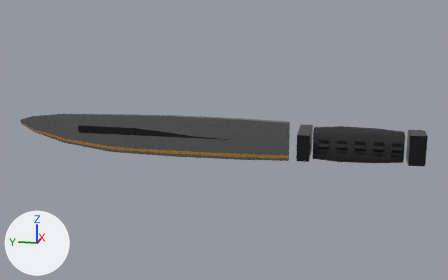
An edit to the Blender file assets/source/wpn_plasma_blade_world.blend, drawn before and after from the same camera.
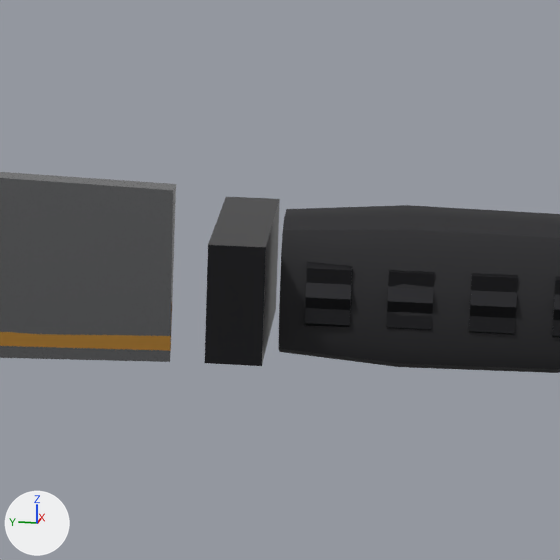
Old and new are each drawn whole from a camera (50 mm lens) standing at (-0.7014, -0.1567, 0.1737) and looking at (0.0026, -0.0159, -0.0023) and again close up on the part from 56% to 84% of the width and 29% to 73% of the height. Arrows for +X, +Y and +Z are at lower left; the lights stay in place. The older version's two pictures come first.

The first close-up shows 'wpn_plasma_blade_world'.
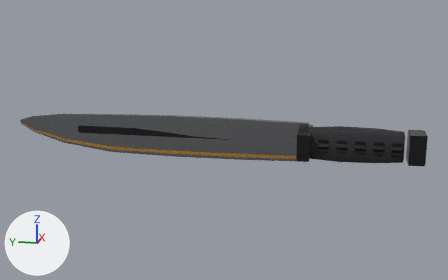
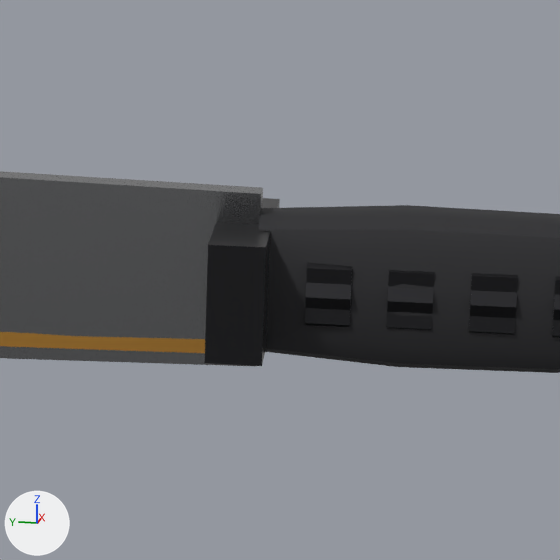
The change, as a diff of the scene's bpy script:
```diff
--- a/assets/source/wpn_plasma_blade_world.blend.py
+++ b/assets/source/wpn_plasma_blade_world.blend.py
@@ me_wpn_plasma_blade_world_mesh @@
 me_wpn_plasma_blade_world_mesh.from_pydata(...)  # 439 vertices, 280 faces; spans x -0.028..0.028, y -0.244..0.244, z -0.025..0.025
 # used by ob_wpn_plasma_blade_world; location = (0.0, 0.0, 0.0)
+# me_wpn_plasma_blade_world_mesh part 1: all 23 vertices in x -0.013..0.013, y -0.121..-0.093, z -0.023..0.023 are scaled about their middle by (1, 0, 1), then moved by (0.0, -0.008, 0.0)
 me_wpn_plasma_blade_world_mesh.materials.append(mat_ns_steel)
```

Pixel boxes (x1, y1, x2, y2) of what changed, in the close-ups (560 x 560 px; the box of a moved part takes in the faces that stretch with it):
'wpn_plasma_blade_world', reshaped: before (0, 172, 560, 373); after (0, 171, 560, 373)
part 1 of me_wpn_plasma_blade_world_mesh, moved or reshaped: (0, 173, 392, 366) in both
